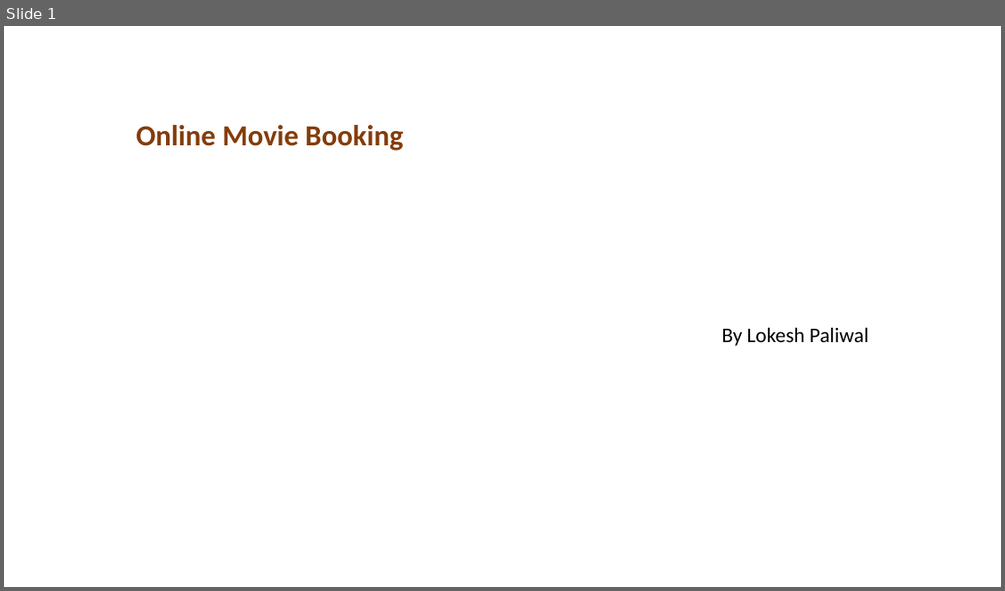
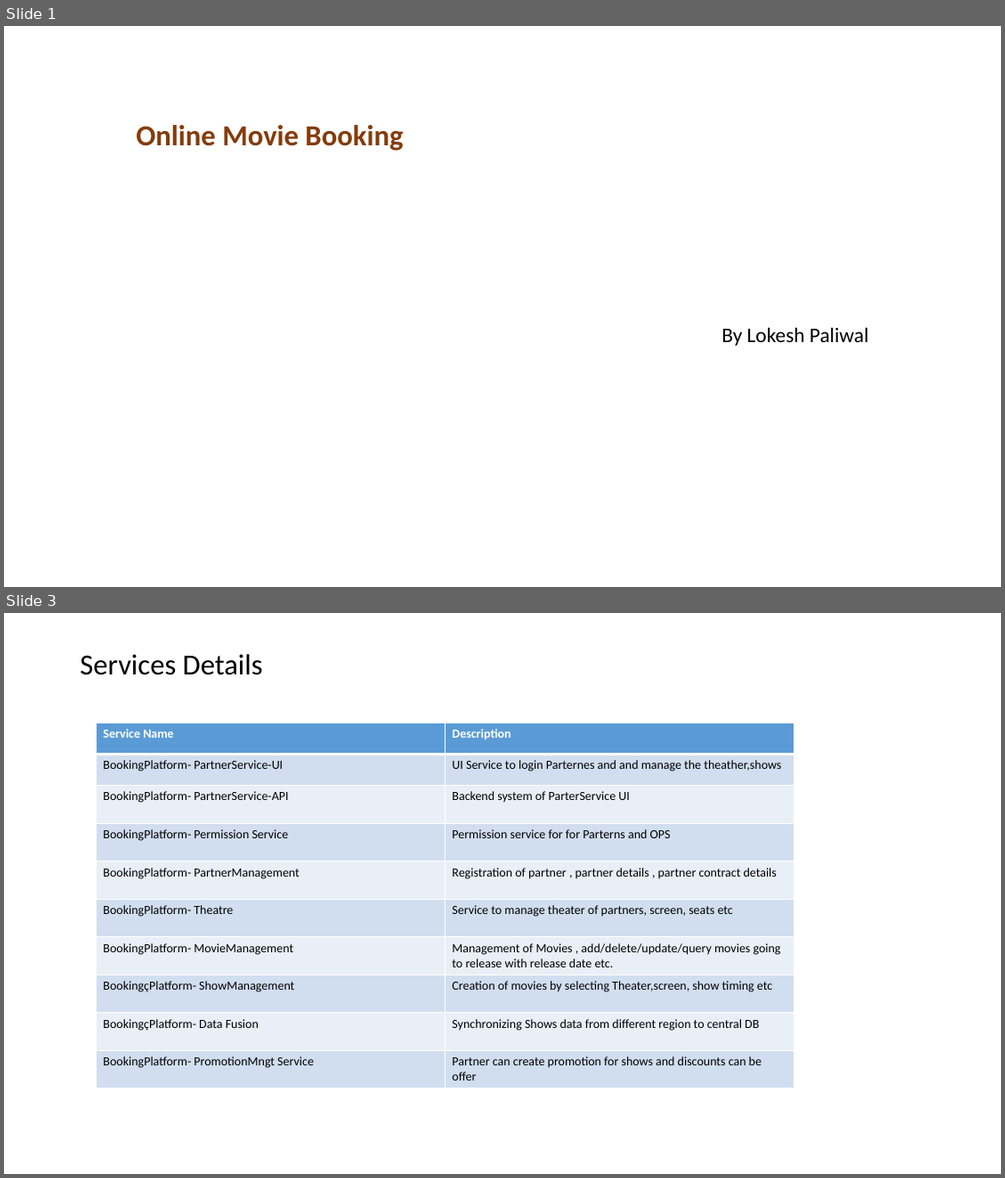
Before and after one commit to Lokesh7027/OnlineMovieBooking, a slide deck: Online Movie Booking.pptx. Shown one above the other, each under a label of ours: slide 1 before the commit, slides 1 and 3 after it; the slides between them are not shown. The pictures are 1005x591 and 1005x1178 pixels, drawn with LibreOffice and Linux fonts; fonts in the diff are those of the drawing. Boxes give left, top, right and bottom in pixels: in the first picture for what was removed or moved away, otherwise in the second. Text is boxed around its words. In the diff, an @@ line names an element or a change of style, - is before the commit and + after.

```diff
--- a/Online Movie Booking.pptx
+++ b/Online Movie Booking.pptx
@@ slide 3 added at [4,613,1001,1174], background #FFFFFF @@
@@ title added at [80,654,263,675], 28 pt, text #000000 @@
+Services Details
@@ table added at [96,723,794,1084], 10 rows, 2 columns @@
+Service Name | Description
+BookingPlatform- PartnerService-UI | UI Service to login Parternes and and manage the theather,shows
+BookingPlatform- PartnerService-API | Backend system of ParterService UI
+BookingPlatform- Permission Service | Permission service for for Parterns and OPS
+BookingPlatform- PartnerManagement | Registration of partner , partner details , partner contract details
+BookingPlatform- Theatre | Service to manage theater of partners, screen, seats etc
+BookingPlatform- MovieManagement | Management of Movies , add/delete/update/query movies going to release with release date etc.
+BookingçPlatform- ShowManagement | Creation of movies by selecting Theater,screen, show timing etc
+BookingçPlatform- Data Fusion | Synchronizing Shows data from different region to central DB
+BookingPlatform- PromotionMngt Service | Partner can create promotion for shows and discounts can be offer
```
Also in this commit, not shown: 3 slides changed, 2 other slides added.
